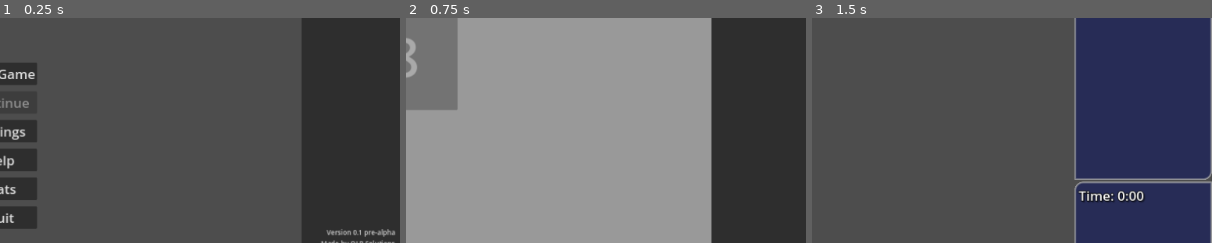
Above: before the commit, frames 1-3 (left to right).
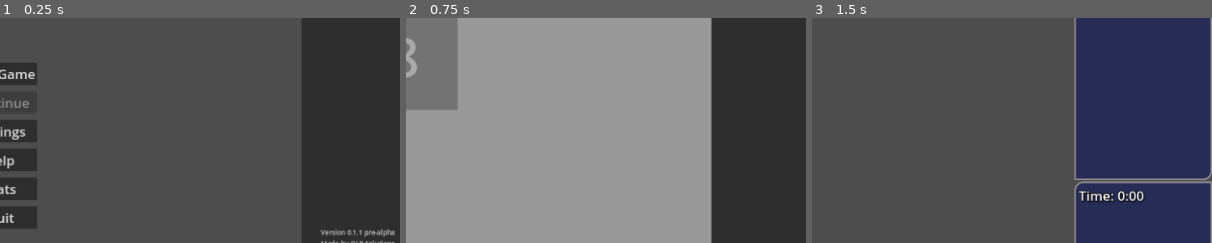
Above: after the commit, the same moments.

Repository: O-39889/brickout
Game: Godot game, scene res://scenes/title_screen.tscn
Same seed, same stepped clock (60 frames per second), same inputs: the game is played once before the commit and once after it. The engine's default icon, where the game draws it, is replaced by a stand-in: a white triangle on a blue panel in a dark square.
Inputs:
- Up to frame 1 (0.25 s): no input
- Up to frame 2 (0.75 s): click "New Game" at 0.5 s
- Up to frame 3 (1.5 s): click "1" at 1.25 s
The pictures show only the part of the screen within x 50-100%, y 45-95%; the shares and areas given below are measured in that part.

The runs differ from the first frame. In frame 1, 0.1% of the frame differs, in the area x 80-99%, y 93-97%; in frame 2, nothing differs; in frame 3, nothing differs.

Commit message:
Implement switch bricks?
At least a very simple and raw and unpolished first variant but maybe this could warrant a version change lmao

Diff:
--- a/project.godot
+++ b/project.godot
@@ -49,6 +49,7 @@
 destructible_bricks="All bricks that can be broken by regular balls and must be destroyed to clear the level."
 balls="All balls in the level, either in play or on the paddle."
 projectiles="All projectiles in the level."
+switch_bricks="Switch bricks in the level."
 
 [input]
 
--- /dev/null
+++ b/scenes/switch_brick.tscn
@@ -0,0 +1,9 @@
+[gd_scene load_steps=3 format=3 uid="uid://bwfk8olb226xl"]
+
+[ext_resource type="PackedScene" uid="uid://5p2y5riyrwvs" path="res://scenes/BrickBase.tscn" id="1_djs2d"]
+[ext_resource type="Script" path="res://scripts/switch_brick.gd" id="2_mpqw1"]
+
+[node name="SwitchBrick" groups=["switch_bricks"] instance=ExtResource("1_djs2d")]
+script = ExtResource("2_mpqw1")
+state = 2
+points = 50
--- a/scripts/Ball.gd
+++ b/scripts/Ball.gd
@@ -235,6 +235,7 @@
 
 func explode_stuff():
 	var explosion : Explosion = EXPLOSION_PACKED.instantiate() as Explosion;
+	# actually this does maybe not make sense since we reparent it to the component anyway xd
 	explosion.exclude_parent = true;
 	explosion.add_exception(self);
 	explosion.global_position = self.global_position;
@@ -248,7 +249,6 @@
 
 
 func _physics_process(delta):
-	# TODO: MOVE TOWARD FUNCTION !!!!!!! MOVE_TOWARD!!!!
 	var velocity_dir : Vector2;
 	if velocity.is_zero_approx():
 		velocity_dir = last_direction;
--- a/scripts/level_components/brick_component.gd
+++ b/scripts/level_components/brick_component.gd
@@ -4,8 +4,51 @@
 
 
 func _ready():
+	EventBus.brick_hit.connect(_on_brick_hit);
 	EventBus.brick_destroyed.connect(_on_brick_destroyed);
+	if get_tree().get_node_count_in_group(&'switch_bricks') != 0:
+		var briccs : Array = get_tree()\
+		.get_nodes_in_group(&'switch_bricks');
+		# what happens if the creator themselves places
+		# all red/blue briccs? well then the creator is a jackass
+		# so we'll try to just not think of this scenario and have all of them
+		# be random by default
+		while true:
+			briccs.shuffle();
+			var current_bricc := true;
+			for b : SwitchBrick in briccs:
+				b.state = SwitchBrick.SwitchState.Red\
+				if current_bricc else SwitchBrick.SwitchState.Blue;
+				current_bricc = !current_bricc;
+				#if b.state == SwitchBrick.SwitchState.Random:
+					#b.state = SwitchBrick.SwitchState.Red\
+					#if current_bricc else SwitchBrick.SwitchState.Blue;
+			if briccs.all(func(br): return br.state\
+					== SwitchBrick.SwitchState.Red)\
+			or briccs.all(func(br): return br.state\
+					== SwitchBrick.SwitchState.Blue):
+				continue;
+			else:
+				break;
+			# gotta make sure that the briccs aren't all red or all blue
 
+
+func _on_brick_hit(brick: Brick, by: Node2D) -> void:
+	# yet another short-circuit evaluation yay
+	if brick is SwitchBrick and !brick.lock:
+		# already after flipping
+		# so we gotta check states
+		var briccs : Array = get_tree()\
+		.get_nodes_in_group(&'switch_bricks');
+		if briccs.all(func(br): return br.state\
+				== SwitchBrick.SwitchState.Red)\
+		or briccs.all(func(br): return br.state\
+				== SwitchBrick.SwitchState.Blue):
+			var t := get_tree().create_timer(0.5, false, true);
+			for b : SwitchBrick in briccs:
+				b.lock = true;
+				# CAUTION: what if `by` is destroyed after that time period?
+				t.timeout.connect(b.destroy.bind(by));
 
 func _on_brick_destroyed(brick: Brick, by: Node2D):
 	# so if it's an acid ball hitting a non-reinforced brick
--- a/scripts/singletons/version_manager.gd
+++ b/scripts/singletons/version_manager.gd
@@ -2,4 +2,4 @@
 class_name VersionManager extends Object;
 
 
-const VERSION = '0.1 pre-alpha';
+const VERSION = '0.1.1 pre-alpha';
--- /dev/null
+++ b/scripts/switch_brick.gd
@@ -0,0 +1,65 @@
+class_name SwitchBrick extends Brick;
+
+enum SwitchState {
+	Red, Blue, Random
+};
+
+
+const EXPLOSION_PACKED := preload("res://scenes/Explosion.tscn");
+
+
+@export var state : SwitchState = SwitchState.Random;
+
+var lock := false;
+# Maybe I should do all of that inside of a brick manager component?
+
+
+# Called when the node enters the scene tree for the first time.
+#func _ready() -> void:
+	#super();
+
+
+#func check_states() -> void:
+	#pass
+
+
+# just bc all the enum stuff is a mouthful
+func flip() -> void:
+	state = SwitchState.Red if state == SwitchState.Blue\
+			else SwitchState.Blue;
+
+
+func destroy(by: Node2D) -> void:
+	super(by);
+	explode_stuff();
+	queue_free();
+
+
+# idk lol for now I'll just copy a function from the ball
+func explode_stuff():
+	var explosion : Explosion = EXPLOSION_PACKED.instantiate() as Explosion;
+	# actually this does maybe not make sense since we reparent it to the component anyway xd
+	explosion.exclude_parent = true;
+	explosion.add_exception(self);
+	explosion.global_position = self.global_position;
+	get_parent().add_child(explosion);
+	explosion.force_shapecast_update();
+	for c in explosion.collision_result:
+		# should probably also do a raycast and see if there's anything like
+		# indestructible bricks between the target and the [brick] before destroying them
+		c.collider.hit(explosion, 1997);
+
+
+func hit(by: Node2D, damage: int) -> void:
+	if by is Ball or by is Projectile:
+		flip();
+		queue_redraw();
+		super(by, damage);
+
+
+func _draw() -> void:
+	if state != SwitchState.Random:
+		draw_rect(Rect2(
+			-Vector2(width, height) / 2, Vector2(width, height)
+		), (Color.MEDIUM_BLUE if state == SwitchState.Blue\
+		else Color.MAROON));
